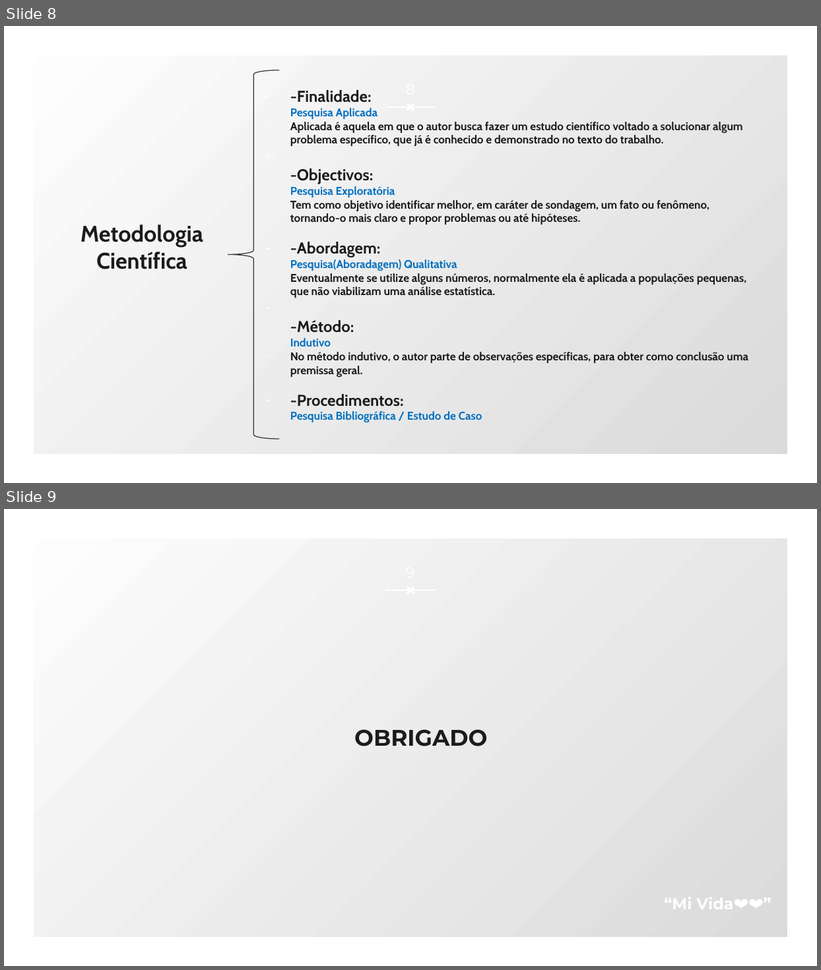
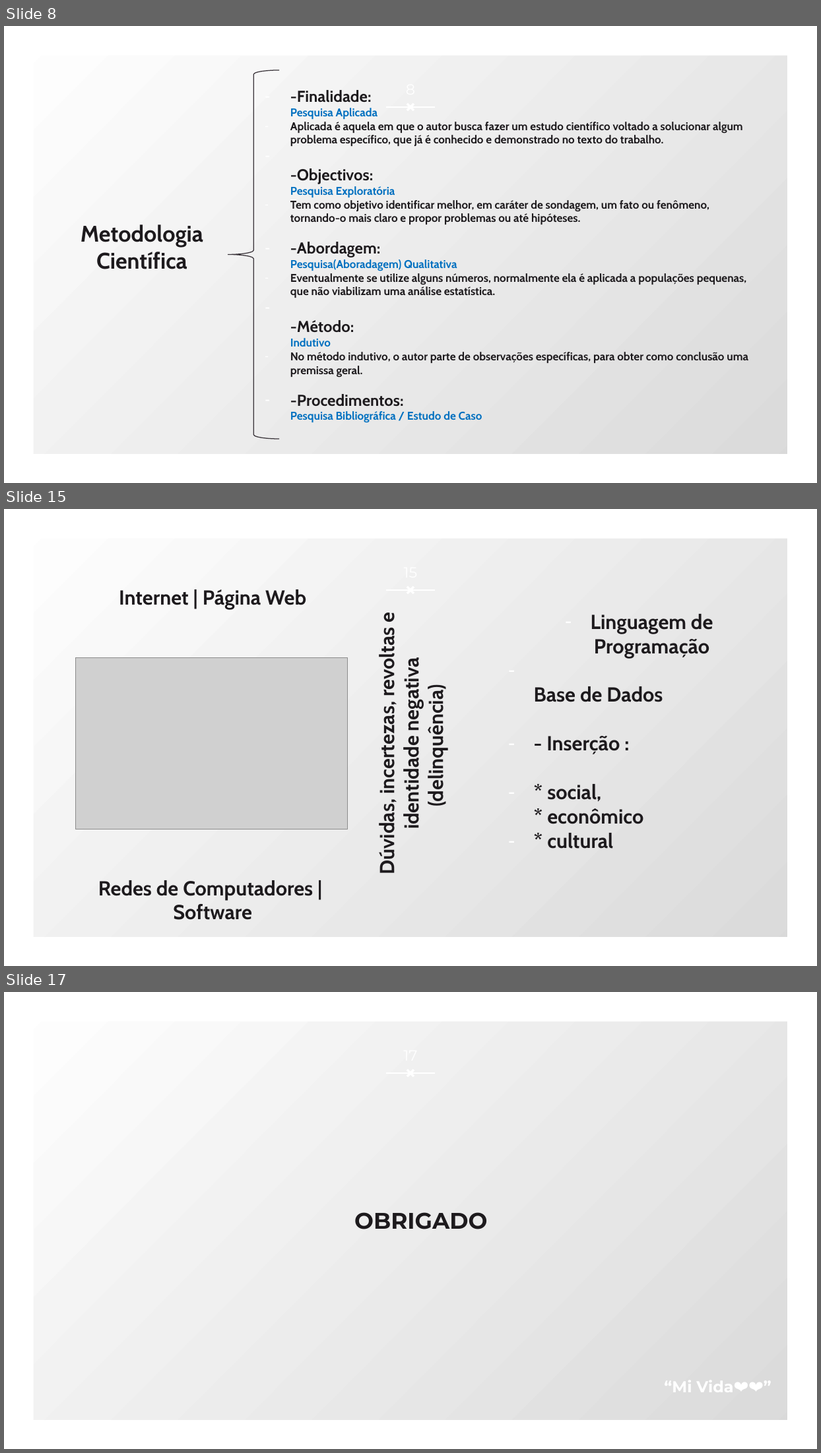
Before and after one commit to reincedaniel/TCC, a slide deck: apresentação.pptx. Shown one above the other, each under a label of ours: slides 8 and 9 before the commit, slides 8, 15 and 17 after it; the slides between them are not shown. The pictures are 821x970 and 821x1453 pixels, drawn with LibreOffice and Linux fonts; fonts in the diff are those of the drawing; grey boxes stand for pictures. Boxes give left, top, right and bottom in pixels: in the first picture for what was removed or moved away, otherwise in the second. Text is boxed around its words. In the diff, an @@ line names an element or a change of style, - is before the commit and + after.

```diff
--- a/apresentação.pptx
+++ b/apresentação.pptx
@@ slide 15 added at bbox=[4, 509, 817, 966], background gradient #FFFFFF to #D9D9D9; not listed: 3 template elements that a slide beside it also shows @@
@@ text added at bbox=[119, 590, 306, 609], 18 pt, text #1D1A1D, bold @@
+Internet | Página Web
@@ text added at bbox=[375, 613, 448, 873], 18 pt, text #1D1A1D, bold @@
+Dúvidas, incertezas, revoltas e identidade negativa (delinquência)
@@ text added at bbox=[534, 614, 713, 849], 18 pt, text #1D1A1D, bold @@
+– Linguagem de Programação
+– Base de Dados
+– - Inserção :
+– * social,
+  * econômico
+– * cultural
@@ picture added at bbox=[75, 657, 348, 829] @@
@@ text added at bbox=[98, 881, 313, 920], 18 pt, text #1D1A1D, bold @@
+Redes de Computadores | Software
@@ what was slide 9 is now slide 17 @@
```
Also in this commit, not shown: 1 slide changed, 7 other slides added, 17 other files.
